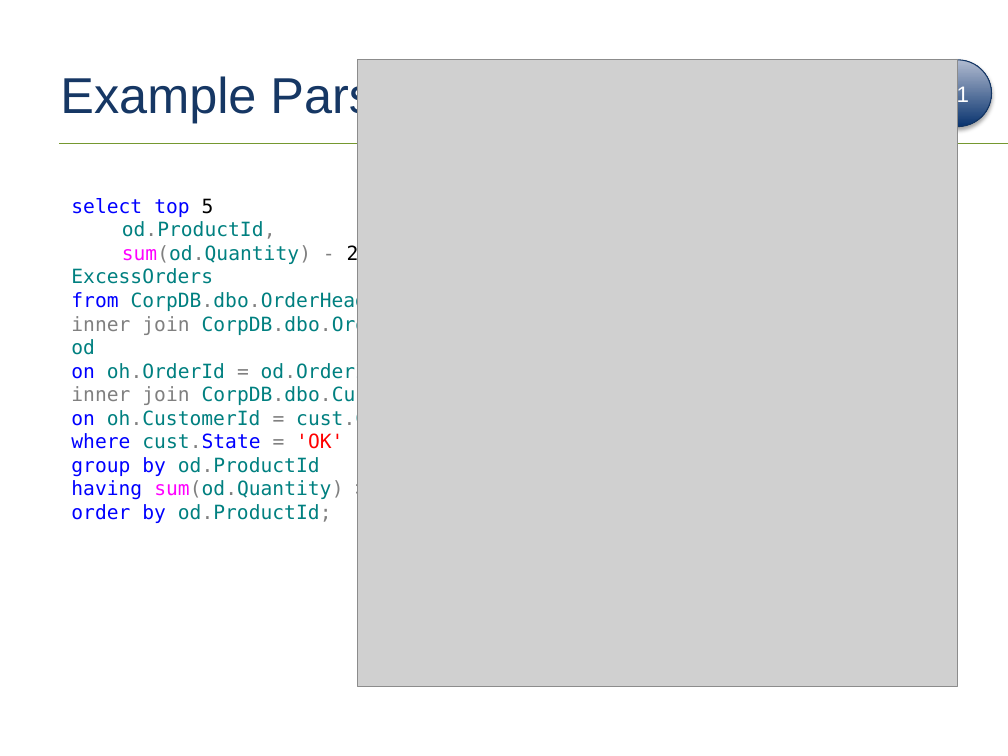
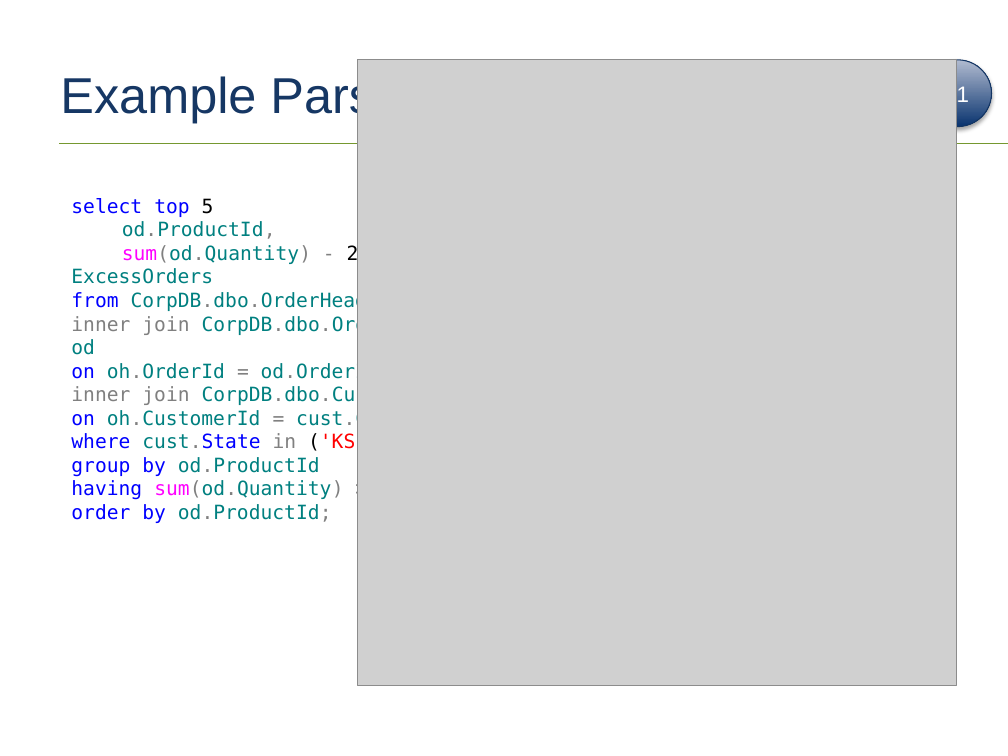
Before and after one commit to tf3604/OptimizerPresentation, a slide deck: slide 53 of Optimizer.pptx. Drawn at 1008x756 pixels with LibreOffice and Linux fonts; fonts in the diff are those of the drawing; grey boxes stand for pictures; background and template pictures are left out. Boxes give left, top, right and bottom in pixels: in the first picture for what was removed or moved away, otherwise in the second. Text is boxed around its words. In the diff, an @@ line names an element or a change of style, - is before the commit and + after.

Commit message:
Update slide deck for KC.

```diff
--- a/Optimizer.pptx
+++ b/Optimizer.pptx
@@ text at [71, 433, 379, 454]: text changed @@
-where cust.State = 'OK'
+where cust.State in ('KS', 'MO')
```
Also in this commit, not shown: 14 other slides changed, 1 other file.
